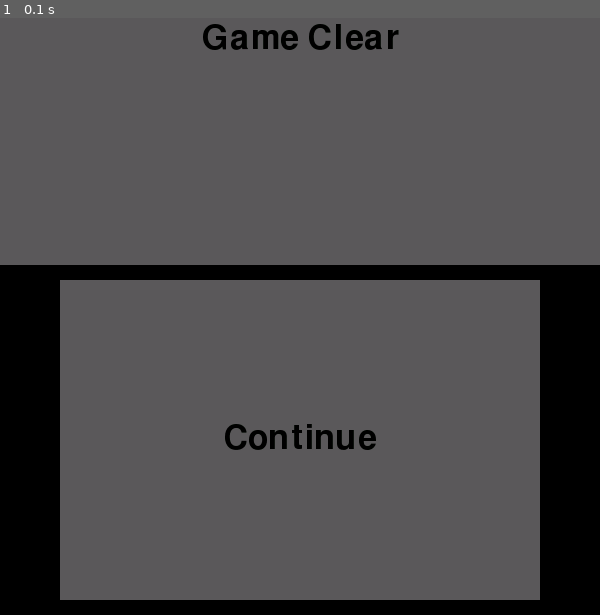
Above: before the commit, frame 1.
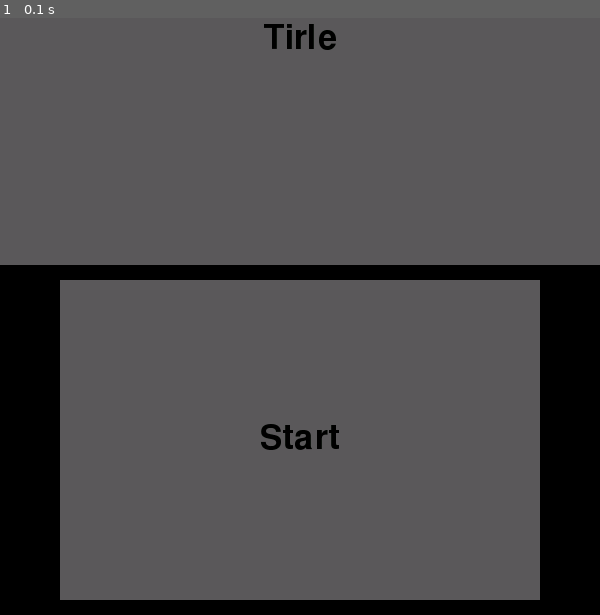
Above: after the commit, the same moment.

Repository: sota-inoue/Game
Game: pygame game, started from src/project/win_main.py
Same seed, same stepped clock (60 frames per second), same inputs: the game is played once before the commit and once after it.
Inputs:
- Up to frame 1 (0.1 s): no input

The runs differ from the first frame. In frame 1, 1.2% of the frame differs, in the area x 33-67%, y 1-73%.

Commit message:
ゲーム画面とコントローラー画面が現在の状態に応じたスクリーンを描画する機能の追加

Diff:
--- a/src/project/Screen/Display.py
+++ b/src/project/Screen/Display.py
@@ -23,7 +23,7 @@
         self.height = height
         self.surface = pygame.Surface((self.width, self.height), depth=16)
         self.font = pygame.font.Font(None, 50)
-        self.text = "STAY"
+        self.state = GameScene.TITLE
 
     def DrawText(self, str, x, y):
         # 指定した文字列を作成
@@ -34,47 +34,42 @@
         # 指定された座標を文字列の中心として描画
         self.surface.blit(text, (x - text_width // 2, y - text_height // 2))
 
-    def update(self,cmd):
-        if cmd == Command.STAY:
-            self.text = "STAY"
-        elif cmd == Command.LEFT:
-            self.text = "LEFT"
-        elif cmd == Command.JUMP:
-            self.text = "JUMP"
-        elif cmd == Command.RIGHT:
-            self.text = "RIGHT"
-        else:
-            return
+    # 外部からゲーム画面の状態を変更する機能
+    def set_state(self, state):
+        self.state = state
 
     def draw(self):
+        # BACK_COLORでsurfaceを塗りつぶす
         self.surface.fill(self.BACK_COLOR)
 
+        # 現在のstateに応じたスクリーンを描画を行う
+        if self.state == GameScene.TITLE:
+            self.draw_Title()
+        elif self.state == GameScene.OP:
+            self.draw_Opening()
+        elif self.state == GameScene.STAGE:
+            self.draw_Stage()
+        elif self.state == GameScene.OVER:
+            self.draw_Over()
+        elif self.state == GameScene.CLEAR:
+            self.draw_Clear()
+
     def draw_Title(self):
-        # BACK_COLORでsurfaceを塗りつぶす
-        self.surface.fill(self.BACK_COLOR)
         # 画面の中心にTitleの文字列を描画
         self.DrawText("Tirle", self.width//2, self.height//2)
 
     def draw_Opening(self):
-        # BACK_COLORでsurfaceを塗りつぶす
-        self.surface.fill(self.BACK_COLOR)
         # 画面の中心にOpeningの文字列を描画
         self.DrawText("Opening", self.width//2, self.height//2)
 
     def draw_Stage(self):
-        # BACK_COLORでsurfaceを塗りつぶす
-        self.surface.fill(self.BACK_COLOR)
         # 画面の中心にstageの文字列を描画
         self.DrawText("Stage", self.width//2, self.height//2)
 
     def draw_Over(self):
-        # BACK_COLORでsurfaceを塗りつぶす
-        self.surface.fill(self.BACK_COLOR)
         # 画面の中心にGame Overの文字列を描画
         self.DrawText("Game Over", self.width//2, self.height//2)
 
     def draw_Clear(self):
-        # BACK_COLORでsurfaceを塗りつぶす
-        self.surface.fill(self.BACK_COLOR)
         # 画面の中心にGame Game Clearの文字列を描画
         self.DrawText("Game Clear", self.width//2, self.height//2)
--- a/src/project/Screen/Touch.py
+++ b/src/project/Screen/Touch.py
@@ -17,6 +17,11 @@
     def __init__(self):
         self.surface = pygame.Surface((self.WIDTH, self.HEIGHT), depth=16)
         self.font = pygame.font.Font(None, 50)
+        self.state = TouchScene.START
+
+    # 外部からゲーム画面の状態を変更する機能
+    def set_state(self, state):
+        self.state = state
 
     def DrawText(self, text, x, y):
         # 指定した文字列を作成
@@ -27,15 +32,25 @@
         # 指定された座標を文字列の中心として描画
         self.surface.blit( text_surface, (x - text_width // 2, y - text_height // 2) )
 
-    def draw_Start(self):
+    def draw(self):
         # BACK_COLORでsurfaceを塗りつぶす
         self.surface.fill(self.BACK_COLOR)
+
+        # 現在のstateに応じたスクリーンを描画を行う
+        if self.state == TouchScene.START:
+            self.draw_Start()
+        elif self.state == TouchScene.CONTROLLER:
+            self.draw_Controller()
+        elif self.state == TouchScene.CONTINUE:
+            self.draw_Continue()
+
+
+    def draw_Start(self):
         # 画面の中心にStartの文字列を描画
         self.DrawText("Start", self.WIDTH//2, self.HEIGHT//2)
 
     def draw_Controller(self):
-        self.surface.fill(self.BACK_COLOR)
-        #文字の描写
+        #文字の描画
         self.DrawText("L", self.WIDTH//6, self.HEIGHT//2)
         self.DrawText("J", self.WIDTH*3//6, self.HEIGHT//2)
         self.DrawText("R", self.WIDTH*5//6, self.HEIGHT//2)
@@ -44,7 +59,5 @@
         pygame.draw.line(self.surface, self.LINE_COLOR, (self.WIDTH*2//3, 0), (self.WIDTH*2//3, self.HEIGHT), self.LINE_WIDTH)
 
     def draw_Continue(self):
-        # BACK_COLORでsurfaceを塗りつぶす
-        self.surface.fill(self.BACK_COLOR)
         # 画面の中心にContinueの文字列を描画
         self.DrawText("Continue", self.WIDTH//2, self.HEIGHT//2)
--- a/src/project/System/App.py
+++ b/src/project/System/App.py
@@ -80,7 +80,7 @@
             # 入力からコマンドを決定
             command = self.get_command()
             # ゲーム更新
-            self.game.update(command)
+            #self.game.update(command)
             # 描画
             self.draw()
             # フレーム数を更新
@@ -151,9 +151,9 @@
         ゲーム画面とタッチパネルを描画する
         """
         # タッチパネル描画
-        self.touch.draw_Continue()
+        self.touch.draw()
         # ゲーム画面描画
-        self.game.draw_Clear()
+        self.game.draw()
         # Raspberry Piモードでの描画処理
         if self.mode:
             # HDMIへゲーム画面を描画
